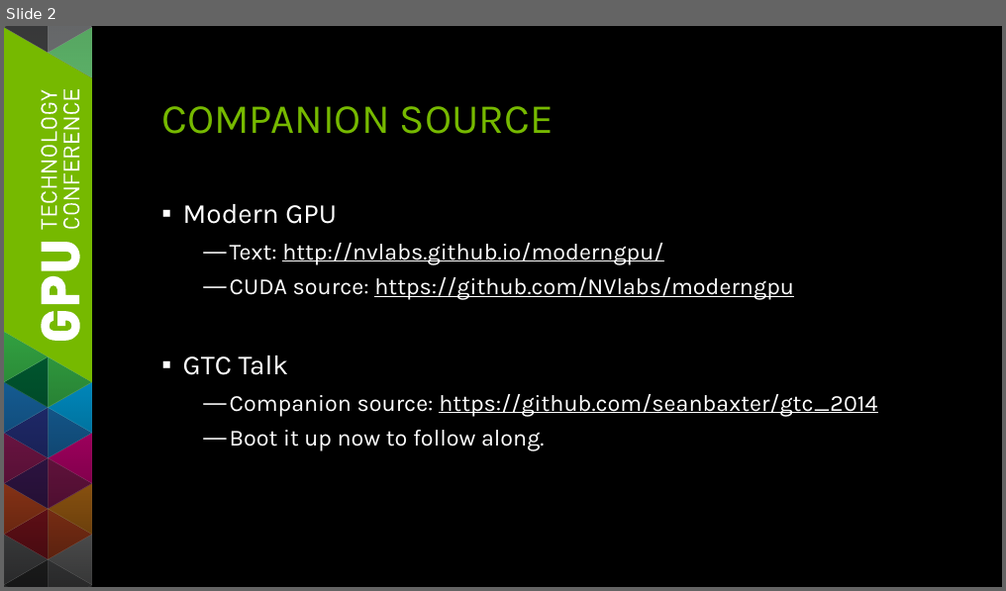
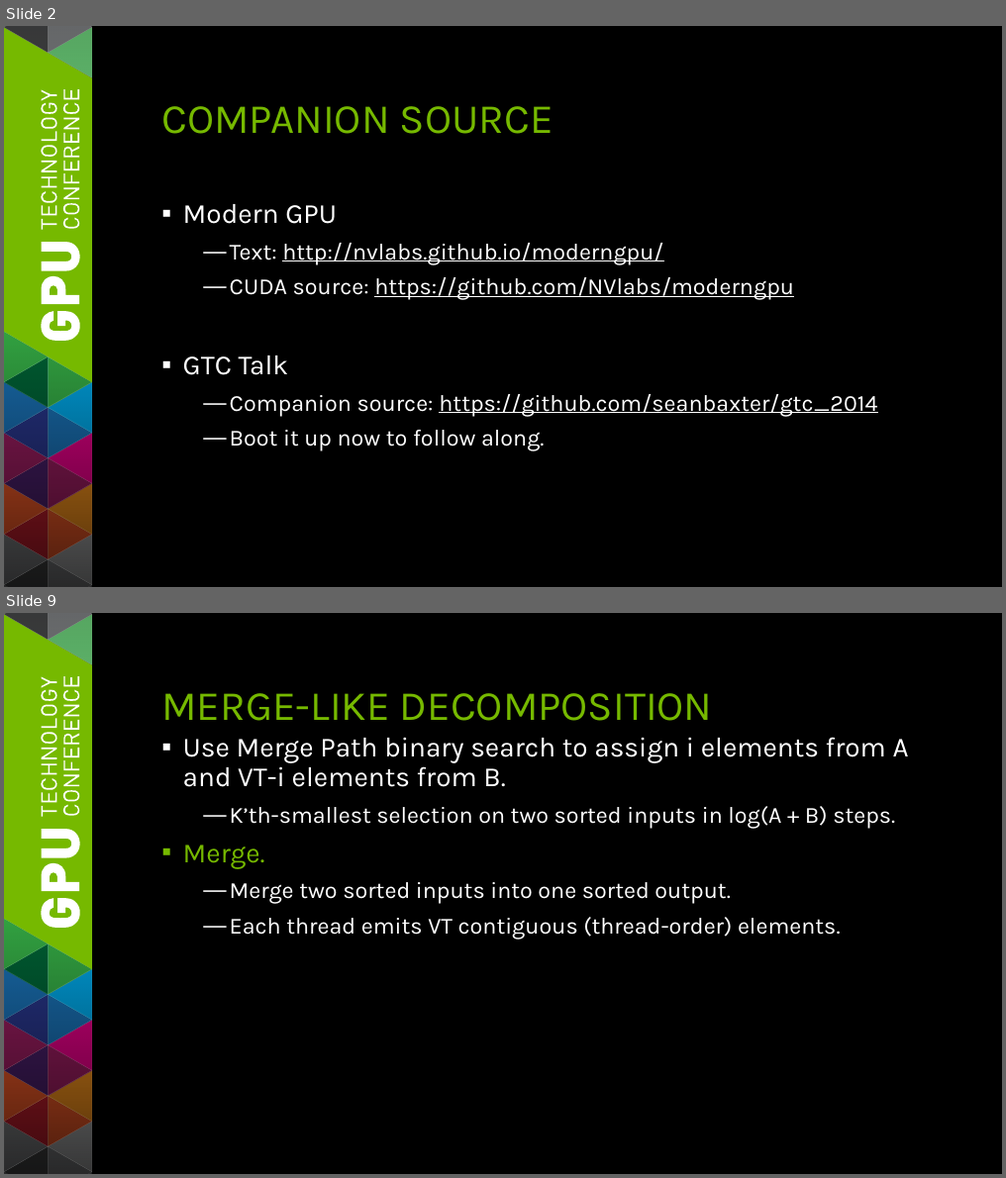
Before and after one commit to seanbaxter/gtc_2014, a slide deck: gtc_2014_sean_baxter.pptx. Shown one above the other, each under a label of ours: slide 2 before the commit, slides 2 and 9 after it; the slides between them are not shown. The pictures are 1006x591 and 1006x1178 pixels, drawn with LibreOffice and Linux fonts; fonts in the diff are those of the drawing. Boxes give left, top, right and bottom in pixels: in the first picture for what was removed or moved away, otherwise in the second. Text is boxed around its words. In the diff, an @@ line names an element or a change of style, - is before the commit and + after.

```diff
--- a/gtc_2014_sean_baxter.pptx
+++ b/gtc_2014_sean_baxter.pptx
@@ slide 9 added at (4,613,1002,1174), background #000000; not listed: 101 template elements that a slide beside it also shows @@
@@ title added at (161,693,713,721), 36 pt, text #76B900 @@
+MERGE-LIKE DECOMPOSITION
@@ text added at (183,737,909,939), 20 pt, text #FFFFFF @@
+▪ Use Merge Path binary search to assign i elements from A and VT-i elements from B.
+  — K’th-smallest selection on two sorted inputs in log(A + B) steps.
+▪ Merge.
+  — Merge two sorted inputs into one sorted output.
+  — Each thread emits VT contiguous (thread-order) elements.
```
Also in this commit, not shown: 3 slides changed, 12 other slides added, 4 slides removed, 4 other files.
